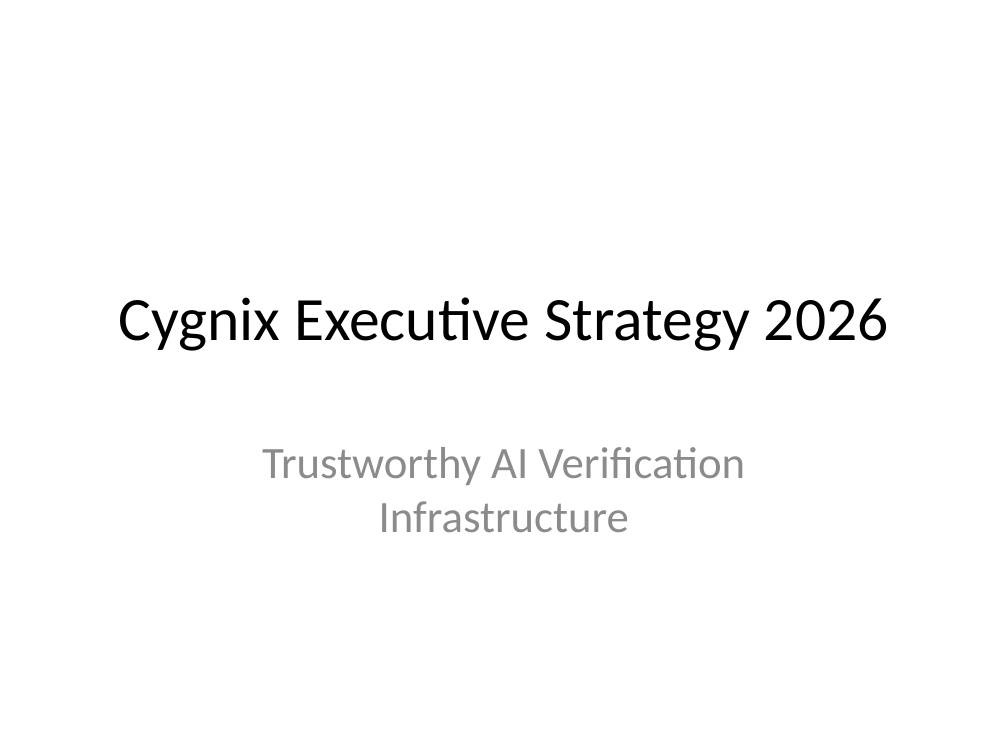
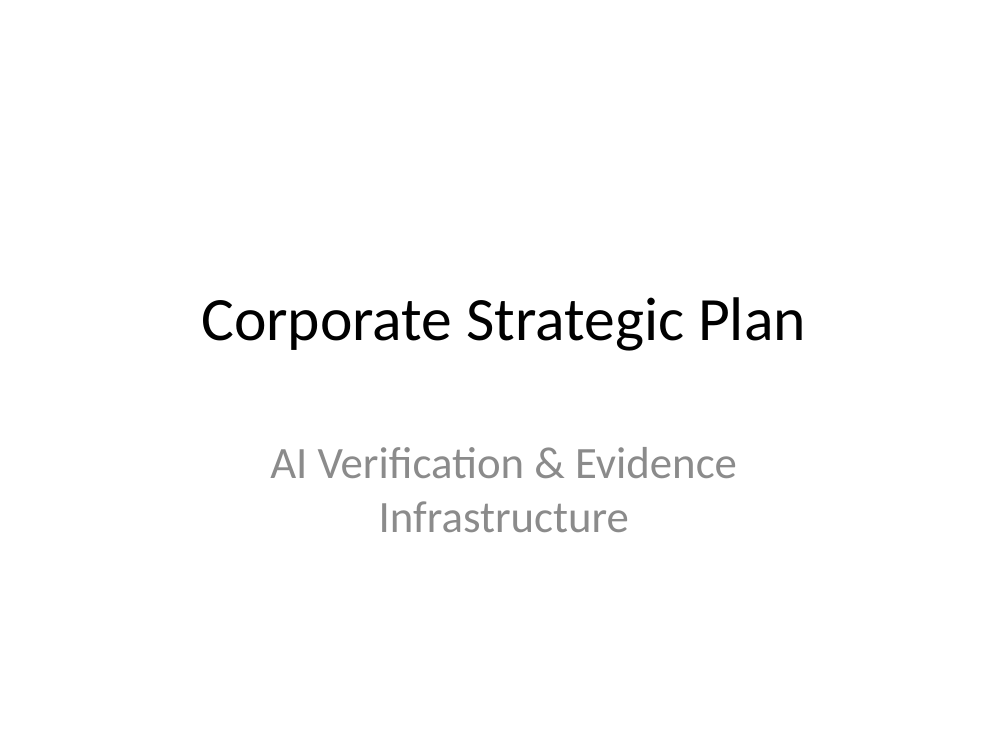
Before and after one commit to krishiv7021-sys/verdict-claim-validator, a slide deck: slide 1 of data/demo_files/demo_presentation.pptx. Drawn at 1008x756 pixels with LibreOffice and Linux fonts; fonts in the diff are those of the drawing. Boxes give left, top, right and bottom in pixels: in the first picture for what was removed or moved away, otherwise in the second. Text is boxed around its words. In the diff, an @@ line names an element or a change of style, - is before the commit and + after.

Commit message:
Upgrade VERDICT with advanced verification features

```diff
--- a/data/demo_files/demo_presentation.pptx
+++ b/data/demo_files/demo_presentation.pptx
@@ title at <box>201,297,806,351</box>: text changed @@
-Cygnix Executive Strategy 2026
+Corporate Strategic Plan
@@ subtitle at <box>270,447,737,532</box>: text changed @@
-Trustworthy AI Verification Infrastructure
+AI Verification & Evidence Infrastructure
```
Also in this commit, not shown: 22 other files.
